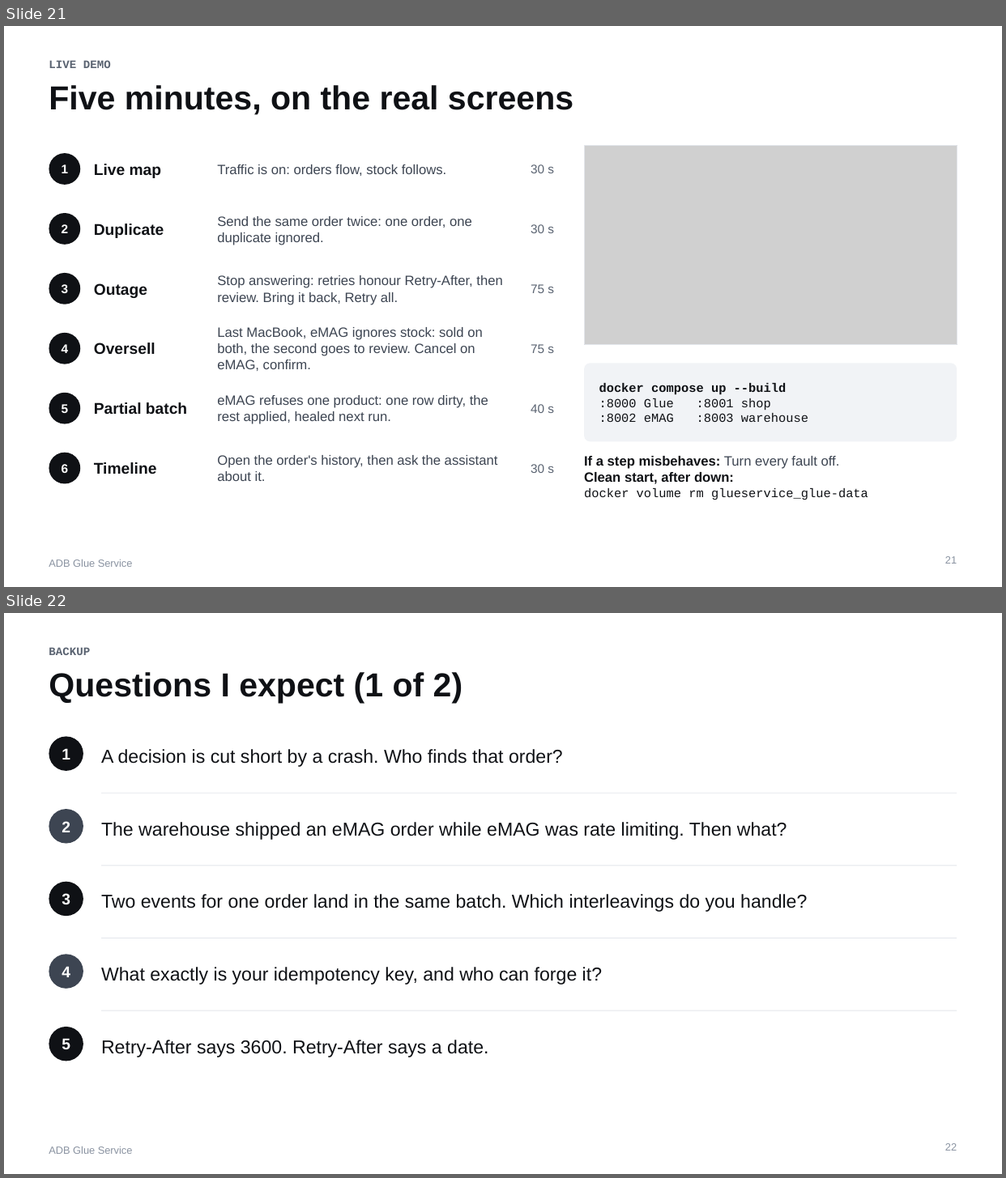
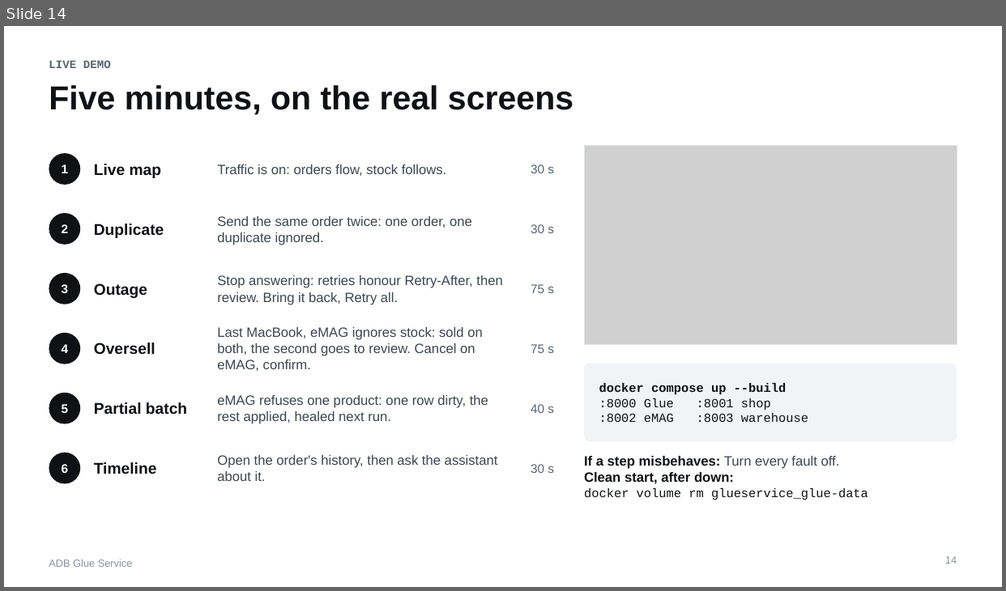
Before and after one commit to PantelimonGulie/adb-glue-service, a slide deck: docs/presentation/ADB-Glue-Service.pptx. Shown one above the other, each under a label of ours: slides 21 and 22 before the commit, slide 14 after it. The pictures are 1006x1178 and 1006x591 pixels, drawn with LibreOffice and Linux fonts; fonts in the diff are those of the drawing; grey boxes stand for pictures. Boxes give left, top, right and bottom in pixels: in the first picture for what was removed or moved away, otherwise in the second. Text is boxed around its words. In the diff, an @@ line names an element or a change of style, - is before the commit and + after.

Commit message:
Shorten the talk to 14 slides, with the detail moved to backup slides

```diff
--- a/docs/presentation/ADB-Glue-Service.pptx
+++ b/docs/presentation/ADB-Glue-Service.pptx
@@ slide 22 removed at (4, 613, 1002, 1174), background #FFFFFF; not listed: 1 template element that a slide beside it also shows @@
@@ text removed at (49, 647, 90, 655) @@
-BACKUP
@@ title removed at (49, 672, 463, 704) @@
-Questions I expect (1 of 2)
@@ ellipse removed at (49, 736, 83, 771) @@
@@ text removed at (62, 748, 70, 760) @@
-1
@@ text removed at (101, 749, 563, 767) @@
-A decision is cut short by a crash. Who finds that order?
@@ rectangle removed at (101, 793, 957, 794) @@
@@ ellipse removed at (49, 809, 83, 844) @@
@@ text removed at (62, 821, 70, 833) @@
-2
@@ text removed at (101, 822, 787, 840) @@
-The warehouse shipped an eMAG order while eMAG was rate limiting. Then what?
@@ rectangle removed at (101, 865, 957, 866) @@
@@ ellipse removed at (49, 882, 83, 916) @@
@@ text removed at (62, 893, 70, 905) @@
-3
@@ text removed at (101, 894, 807, 912) @@
-Two events for one order land in the same batch. Which interleavings do you handle?
@@ rectangle removed at (101, 938, 957, 939) @@
@@ ellipse removed at (49, 954, 83, 989) @@
@@ text removed at (62, 966, 70, 977) @@
-4
@@ text removed at (101, 967, 602, 985) @@
-What exactly is your idempotency key, and who can forge it?
@@ rectangle removed at (101, 1011, 957, 1012) @@
@@ ellipse removed at (49, 1027, 83, 1062) @@
@@ text removed at (62, 1038, 70, 1050) @@
-5
@@ text removed at (101, 1040, 488, 1058) @@
-Retry-After says 3600. Retry-After says a date.
@@ page number removed at (945, 1144, 957, 1151) @@
-22
@@ what was slide 21 is now slide 14 @@
@@ page number at (945, 557, 957, 564): text changed @@
-21
+14
```
Also in this commit, not shown: 10 slides changed, 4 slides added, 1 other slide removed, 1 other file.
